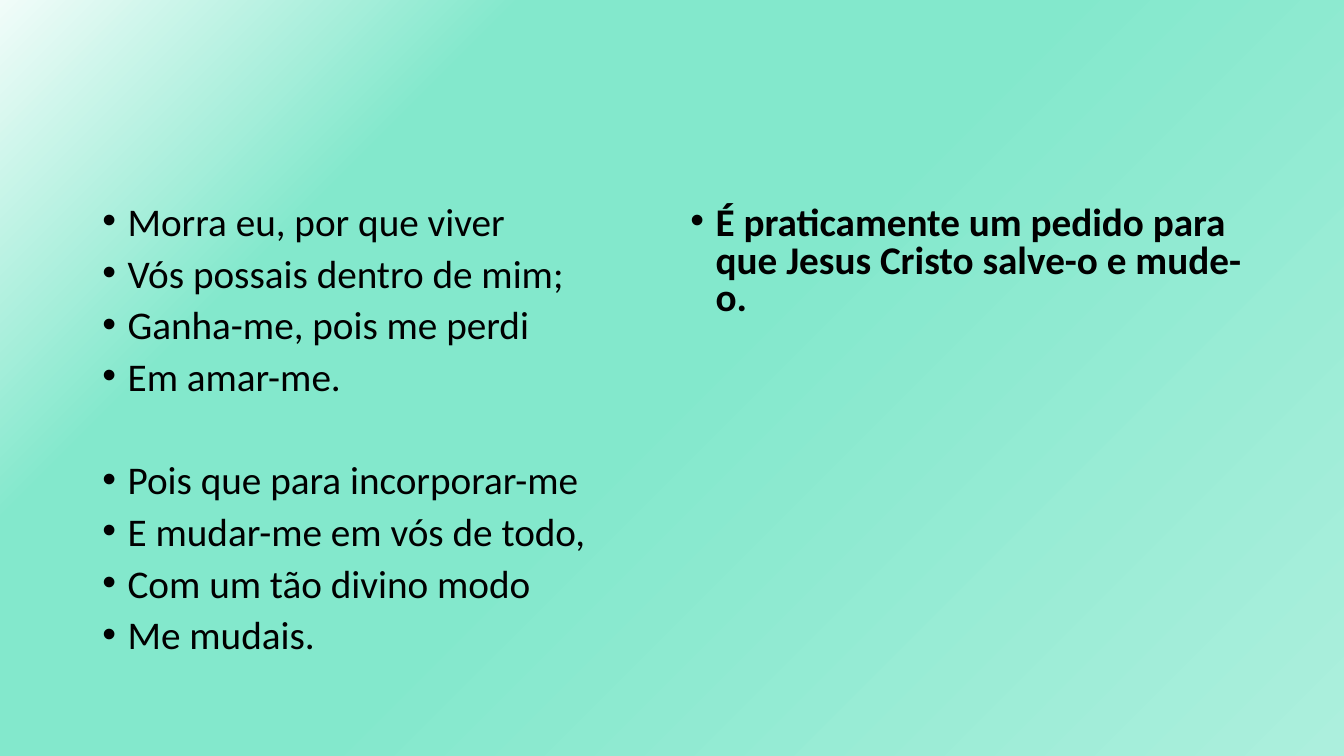
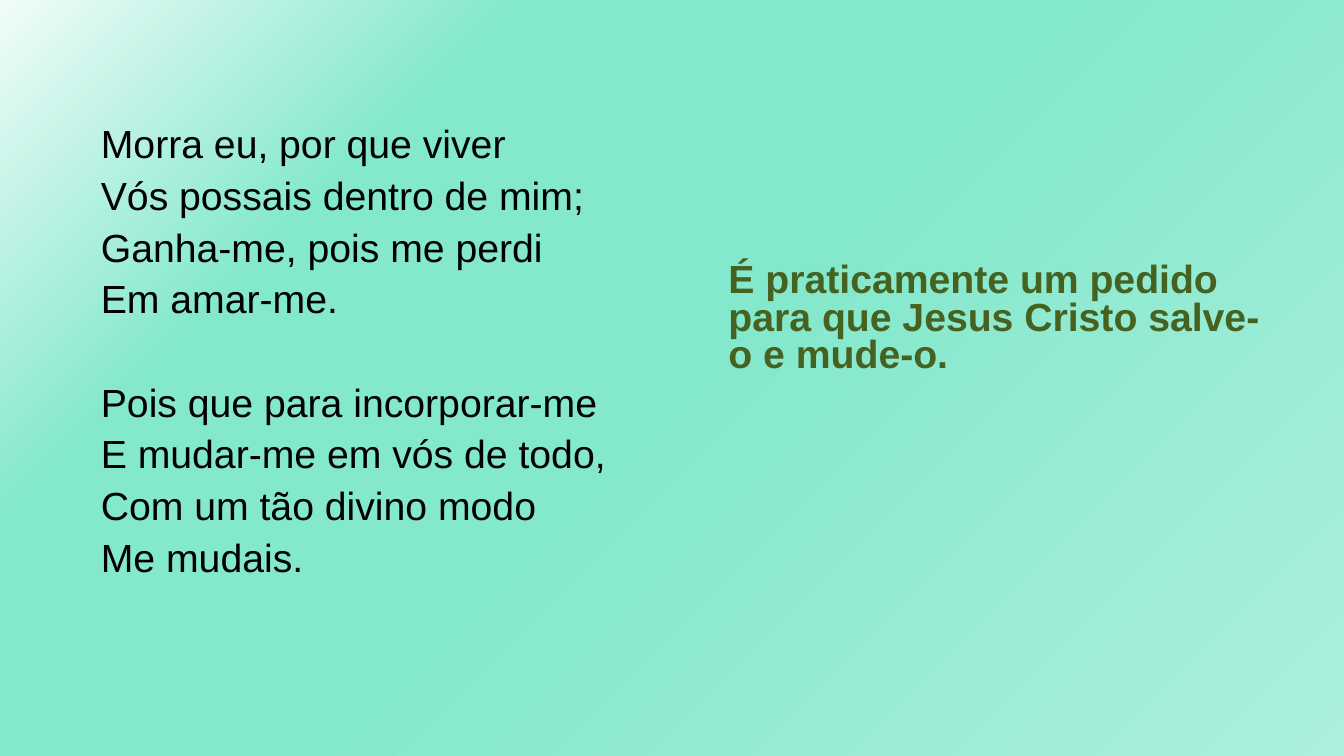
Before and after one commit to GabrielDSS0/ETEC-Coisas-Escolares, a slide deck: slide 13 of 1 etim ds 2022/LPL/Padre José de Anchieta - Poema/Ao Santíssimo Sacramento.pptx. Drawn at 1344x756 pixels with LibreOffice and Linux fonts; fonts in the diff are those of the drawing. Boxes give left, top, right and bottom in pixels: in the first picture for what was removed or moved away, otherwise in the second. Text is boxed around its words. In the diff, an @@ line names an element or a change of style, - is before the commit and + after.

```diff
--- a/1 etim ds 2022/LPL/Padre José de Anchieta - Poema/Ao Santíssimo Sacramento.pptx
+++ b/1 etim ds 2022/LPL/Padre José de Anchieta - Poema/Ao Santíssimo Sacramento.pptx
@@ text "Morra eu, por que viver": place and size @@
-text "Morra eu, por que viver" at bbox=[128, 209, 586, 650]
+text "Morra eu, por que viver" at bbox=[101, 129, 606, 573]
@@ text "Morra eu, por que viver" at bbox=[101, 129, 606, 573]: font Calibri to Arial; bullet • to none @@
@@ text "É praticamente um pedido para ...": place and size @@
-text "É praticamente um pedido para ..." at bbox=[716, 203, 1241, 312]
+text "É praticamente um pedido para ..." at bbox=[728, 262, 1259, 369]
@@ text "É praticamente um pedido para ..." at bbox=[728, 262, 1259, 369]: font Calibri to Arial, text colour #000000 to #466221; bullet • to none @@
```
Also in this commit, not shown: 14 other slides changed, 2 slides added.
